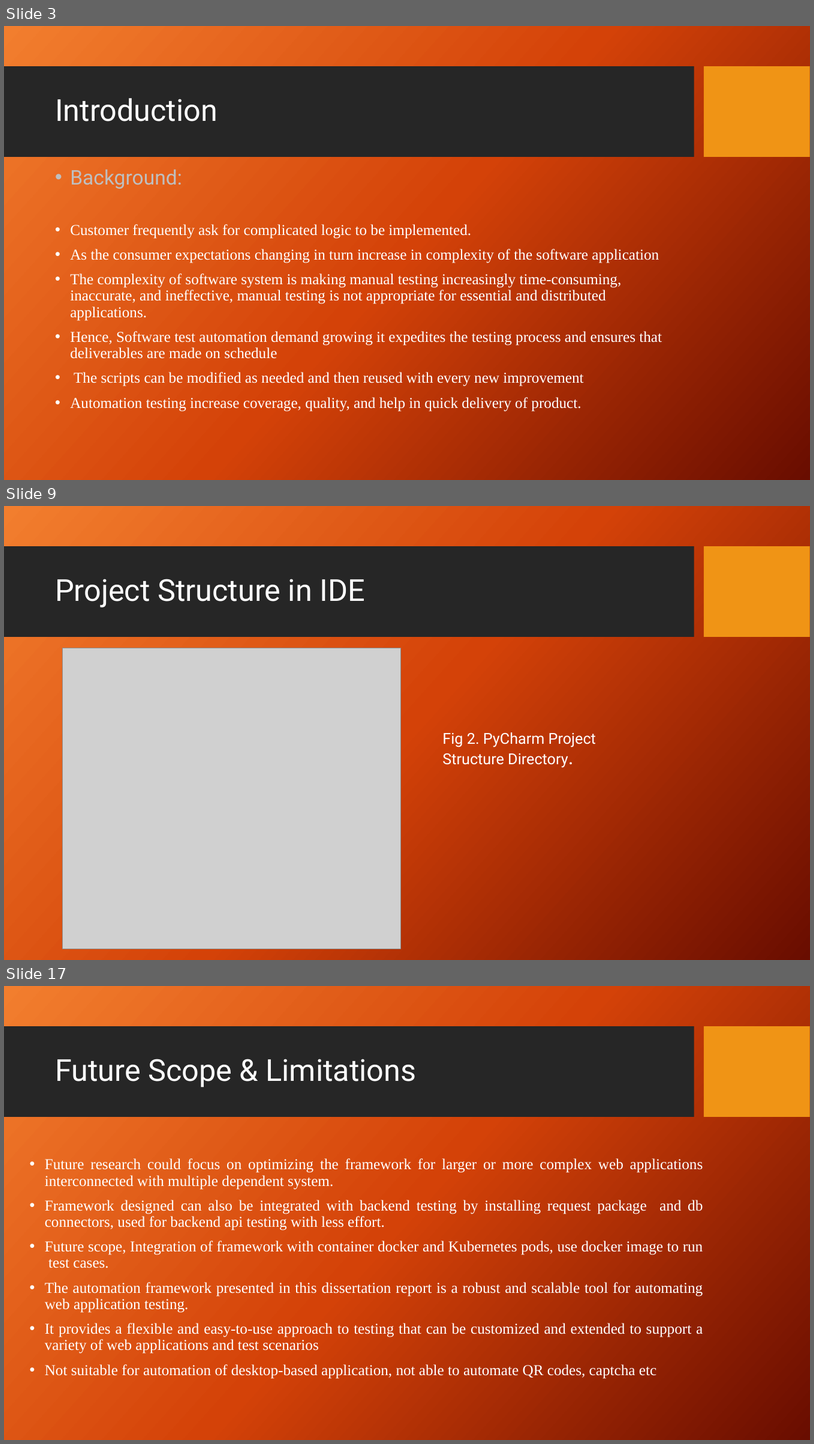
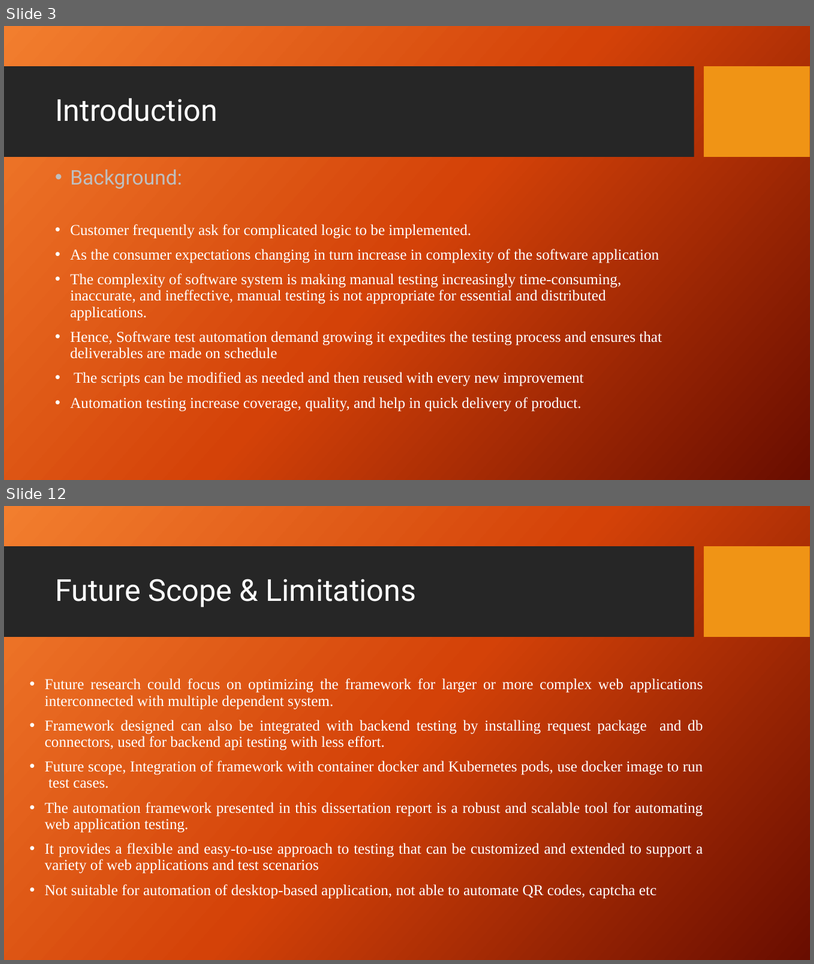
Before and after one commit to ShelkeAkshay-2022mt93331/dissertation, a slide deck: 7_Reports/3_Final_PPT/2022mt93331.pptx. Shown one above the other, each under a label of ours: slides 3, 9 and 17 before the commit, slides 3 and 12 after it; the slides between them are not shown. The pictures are 814x1444 and 814x964 pixels, drawn with LibreOffice and Linux fonts; fonts in the diff are those of the drawing; grey boxes stand for pictures; background and template pictures are left out. Boxes give left, top, right and bottom in pixels: in the first picture for what was removed or moved away, otherwise in the second. Text is boxed around its words. In the diff, an @@ line names an element or a change of style, - is before the commit and + after.

```diff
--- a/7_Reports/3_Final_PPT/2022mt93331.pptx
+++ b/7_Reports/3_Final_PPT/2022mt93331.pptx
@@ slide 9 removed at bbox=[4, 506, 810, 960], background picture (left out); not listed: 2 template elements that a slide beside it also shows @@
@@ title removed at bbox=[55, 579, 365, 607] @@
-Project Structure in IDE
@@ picture removed at bbox=[63, 648, 401, 948] @@
@@ text removed at bbox=[443, 732, 596, 768] @@
-Fig 2. PyCharm Project Structure Directory.
@@ what was slide 17 is now slide 12 @@
```
Also in this commit, not shown: 6 slides changed, 4 slides added, 8 other slides removed.
